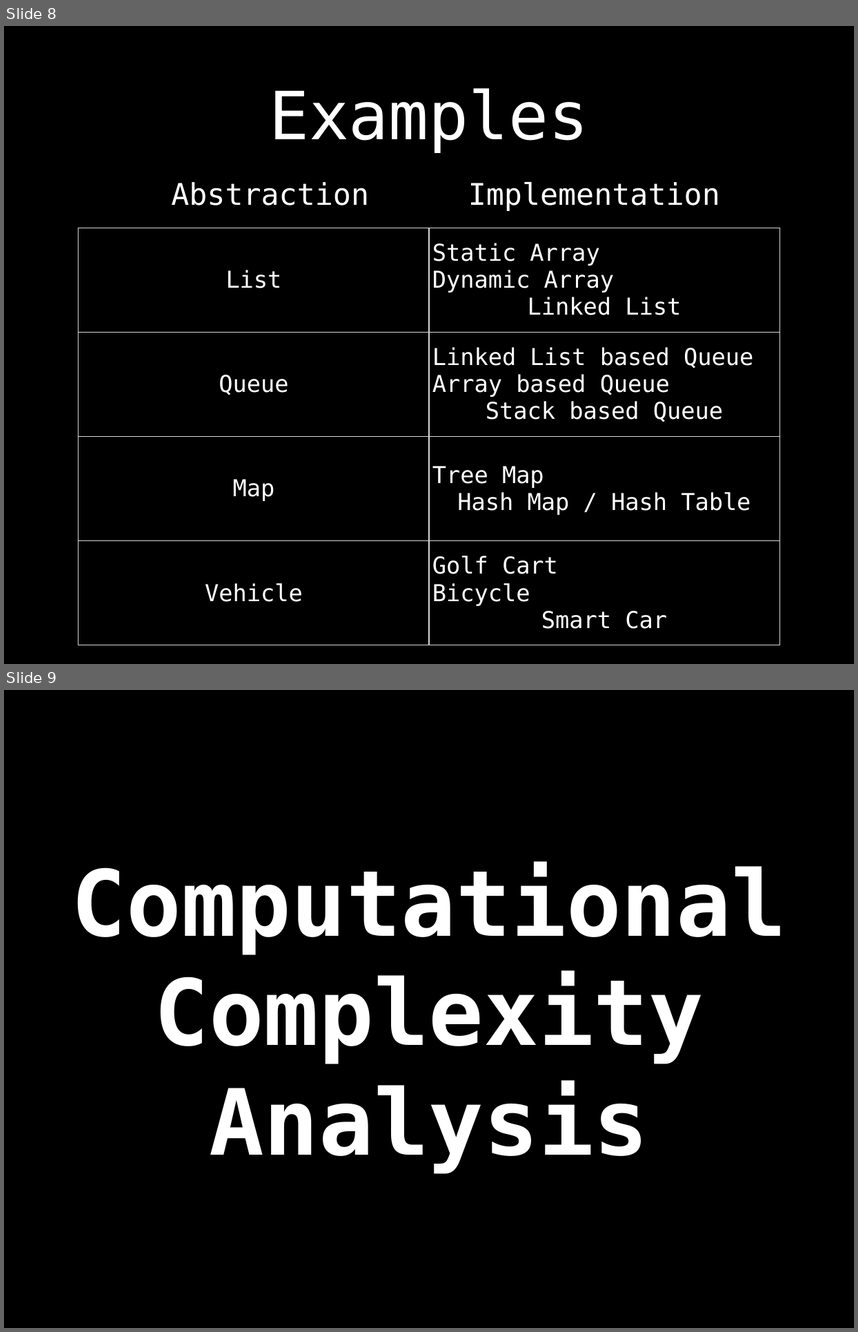
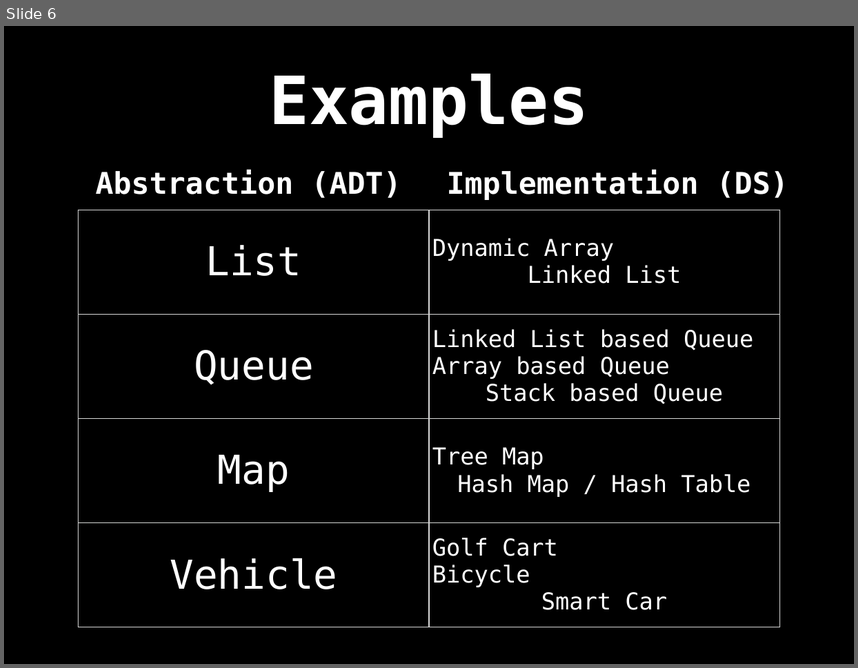
Before and after one commit to williamfiset/DEPRECATED-data-structures, a slide deck: Introduction/ds_intro_slides.pptx. Shown one above the other, each under a label of ours: slides 8 and 9 before the commit, slide 6 after it. The pictures are 858x1332 and 858x668 pixels, drawn with LibreOffice and Linux fonts; fonts in the diff are those of the drawing. Boxes give left, top, right and bottom in pixels: in the first picture for what was removed or moved away, otherwise in the second. Text is boxed around its words. In the diff, an @@ line names an element or a change of style, - is before the commit and + after.

```diff
--- a/Introduction/ds_intro_slides.pptx
+++ b/Introduction/ds_intro_slides.pptx
@@ slide 9 removed at (4,690,854,1328), background #000000 @@
@@ title removed at (72,861,786,1173) @@
-Computational
-Complexity
-Analysis
@@ what was slide 8 is now slide 6 @@
@@ slide 6 changed as well @@
@@ title "Examples" at (269,74,589,138): bold on @@
@@ text at (96,170,401,198): text changed; bold on @@
-Abstraction
+Abstraction (ADT)
@@ text at (447,170,789,200): text changed; bold on @@
-Implementation
+Implementation (DS)
@@ table at (79,210,780,628) @@
-row 1, column 2: Static Array Dynamic Array Linked List
+row 1, column 2: Dynamic Array Linked List
@@ size 28 to 48 pt in "List", "Queue", "Map", "Vehicle" @@
@@ table: place and size @@
-table at (79,228,780,646)
+table at (79,210,780,628)
```
Also in this commit, not shown: 16 other slides changed, 4 slides added, 4 other slides removed, 2 other files.
